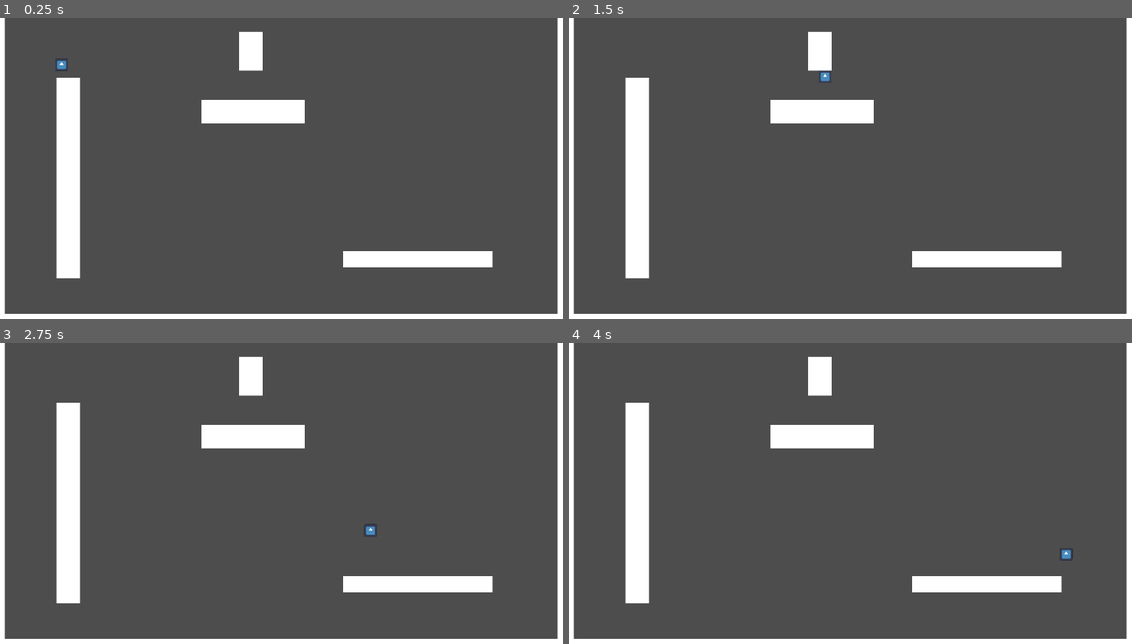
Above: before the commit, frames 1-4 (two rows, left to right).
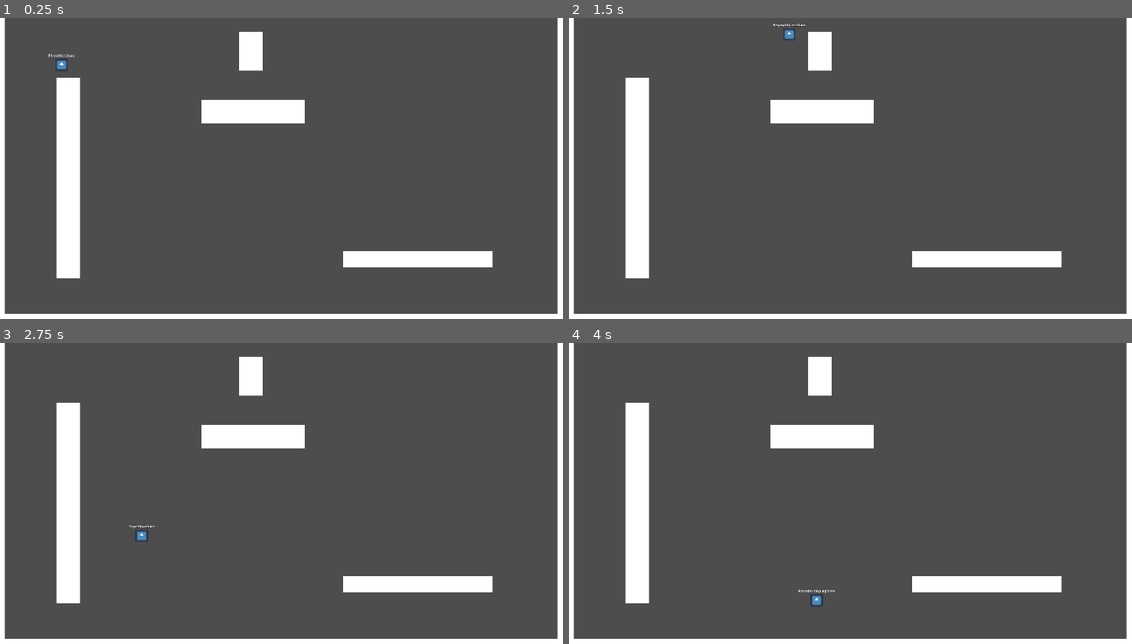
Above: after the commit, the same moments.

Repository: ReusableChopsticks/Platformer2024
Game: Godot game, scene res://scenes/environment/level.tscn
Two runs of this game, one before a commit and one after it. Both use one fixed random seed, a clock stepped at 60 frames per second and the inputs below. The engine's default icon, where the game draws it, is replaced by a stand-in: a white triangle on a blue panel in a dark square.
Inputs:
- Up to frame 1 (0.25 s): no input
- Up to frame 2 (1.5 s): tap Enter at 0.5 s; hold Right (right) from 0.53 s (still down); tap Z (dash) at 0.6 s; tap Space (jump) at 0.77, 0.8, 1.07, 1.35 s
- Up to frame 3 (2.75 s): tap Space (jump) at 1.52, 1.82, 2.3 s; tap Z (dash) at 1.55, 2.1 s; release Right (right) at 2.03 s; hold A (left) from 2.03 s (still down)
- Up to frame 4 (4 s): release A (left) at 2.78 s; hold Right (right) from 2.78 s (still down); tap Z (dash) at 2.85 s; tap Space (jump) at 3.02, 3.32, 3.6, 3.77 s

The runs differ from the first frame. In frame 1, less than 0.1% of the frame differs, in the area x 8-14%, y 12-14%; in frame 2, 0.1%; in frame 3, 0.1%; in frame 4, 0.2%, in the area x 40-90%, y 68-88%.

Commit message:
double jump added

Diff:
--- a/scenes/player/PlayerDashState.gd
+++ b/scenes/player/PlayerDashState.gd
@@ -23,6 +23,9 @@
 func physics_update(_delta: float):
 	player.move_and_slide()
 
+func exit():
+	# so the player does not jump immediately if you press jump during a dash
+	player.jump_buffer_timer.stop()
 
 func on_dash_timeout():
 	player.has_dash = false
--- /dev/null
+++ b/scenes/player/PlayerDoubleJump.gd
@@ -0,0 +1,27 @@
+extends PlayerState
+class_name PlayerDoubleJumpState
+
+@export var double_jump_force: int = -300
+
+func enter():
+	player.jump_buffer_timer.stop()
+	player.has_double_jump = false
+	player.velocity.y = double_jump_force
+
+func physics_update(delta: float):
+	# left and right movement
+	if (Input.get_axis("left", "right")):
+		move_x(delta, player.air_move_mult)
+	else:
+		friction_x(delta, player.air_friction_mult)
+
+	apply_gravity(delta)
+	player.move_and_slide()
+
+
+	if grounded():
+		transitioned.emit(self, "PlayerMoveState")
+	elif dash():
+		transitioned.emit(self, "PlayerDashState")
+	elif wall():
+		transitioned.emit(self, "PlayerWallState")
--- a/scenes/player/PlayerJumpState.gd
+++ b/scenes/player/PlayerJumpState.gd
@@ -38,3 +38,5 @@
 		transitioned.emit(self, "PlayerDashState")
 	elif wall():
 		transitioned.emit(self, "PlayerWallState")
+	elif double_jump():
+		transitioned.emit(self, "PlayerDoubleJumpState")
--- a/scenes/player/PlayerMoveState.gd
+++ b/scenes/player/PlayerMoveState.gd
@@ -15,6 +15,7 @@
 	var friction_mult = 1
 	if (player.is_on_floor()):
 		player.has_dash = true
+		player.has_double_jump = true
 	else:
 		friction_mult = player.air_friction_mult
 		move_mult = player.air_move_mult
@@ -36,3 +37,5 @@
 		transitioned.emit(self, "PlayerWallJumpState")
 	elif wall():
 		transitioned.emit(self, "PlayerWallState")
+	elif double_jump():
+		transitioned.emit(self, "PlayerDoubleJumpState")
--- a/scenes/player/PlayerState.gd
+++ b/scenes/player/PlayerState.gd
@@ -70,4 +70,13 @@
 	else:
 		return player.jump_buffer_timer.time_left > 0 and player.is_on_wall_only()
 
+func double_jump():
+	if !player.has_double_jump:
+		return
+	# check if either grace or buffer is active
+	if (Input.is_action_just_pressed("jump")):
+		return player.jump_grace_timer.time_left > 0
+	else:
+		# double jump when in the air
+		return player.jump_buffer_timer.time_left > 0 and (!player.is_on_floor() and !player.is_on_wall())
 #endregion
--- a/scenes/player/player.gd
+++ b/scenes/player/player.gd
@@ -40,6 +40,7 @@
 # either -1 or 1 according to what the last direction was
 var facing_dir = 1
 
+# These are set to true while grounded in MoveState, false when used up
 var has_double_jump: bool = true
 var has_dash: bool = true
 
@@ -63,7 +64,6 @@
 		jump_grace_timer.start()
 	if is_on_wall_only():
 		wall_jump_grace_timer.start()
-	print(jump_buffer_timer.time_left)
 
 	# update what direction player is currently facing
 	var dir = Input.get_axis("left", "right")
--- a/scenes/player/player.tscn
+++ b/scenes/player/player.tscn
@@ -9,6 +9,7 @@
 [ext_resource type="Script" path="res://scenes/player/PlayerWallState.gd" id="8_mglwi"]
 [ext_resource type="Script" path="res://scenes/player/PlayerDashState.gd" id="8_rv3dp"]
 [ext_resource type="Script" path="res://scenes/player/PlayerWallJumpState.gd" id="9_cqyve"]
+[ext_resource type="Script" path="res://scenes/player/PlayerDoubleJump.gd" id="10_7d5nd"]
 
 [sub_resource type="LabelSettings" id="LabelSettings_f682e"]
 font_size = 32
@@ -44,6 +45,7 @@
 [node name="StateMachine" type="Node" parent="." node_paths=PackedStringArray("initial_state")]
 script = ExtResource("3_ockid")
 initial_state = NodePath("PlayerMoveState")
+show_state_label = true
 
 [node name="PlayerState" type="Node" parent="StateMachine"]
 script = ExtResource("5_vrwvw")
@@ -63,6 +65,9 @@
 [node name="PlayerWallJumpState" type="Node" parent="StateMachine"]
 script = ExtResource("9_cqyve")
 
+[node name="PlayerDoubleJumpState" type="Node" parent="StateMachine"]
+script = ExtResource("10_7d5nd")
+
 [node name="Timers" type="Node" parent="."]
 
 [node name="JumpGraceTimer" type="Timer" parent="Timers"]
@@ -70,7 +75,7 @@
 one_shot = true
 
 [node name="JumpBufferTimer" type="Timer" parent="Timers"]
-wait_time = 0.2
+wait_time = 0.1
 one_shot = true
 
 [node name="WallJumpGraceTimer" type="Timer" parent="Timers"]
Not shown: 1 places in scenes/player/player.tscn that only renumber resources
